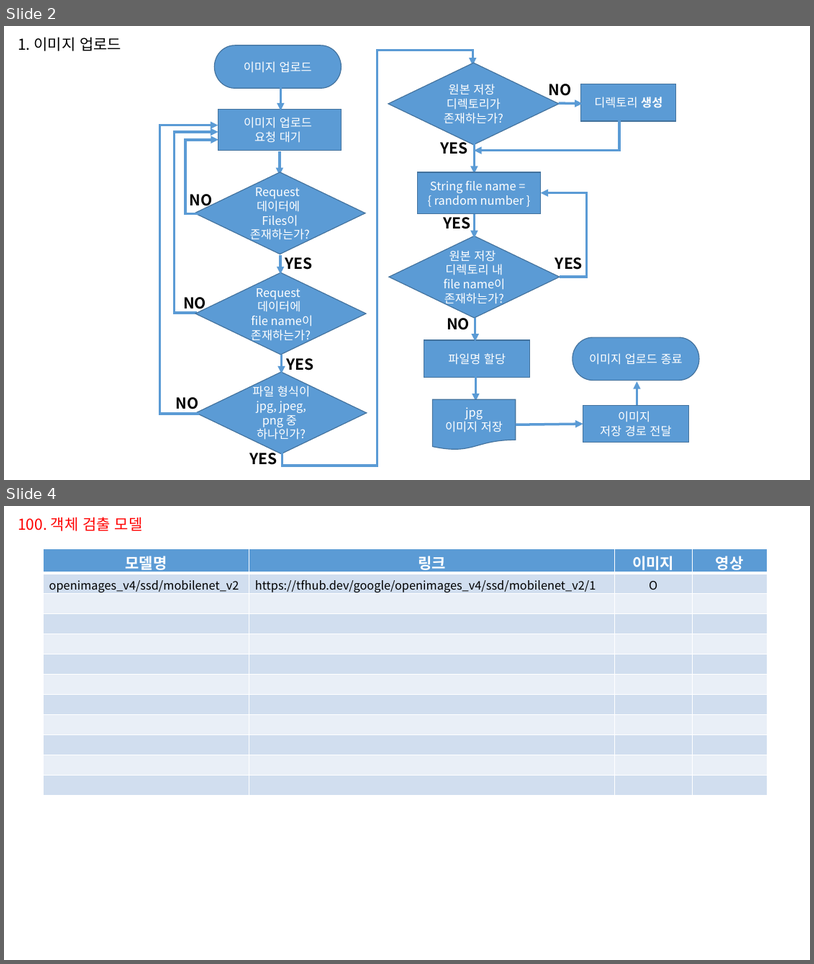
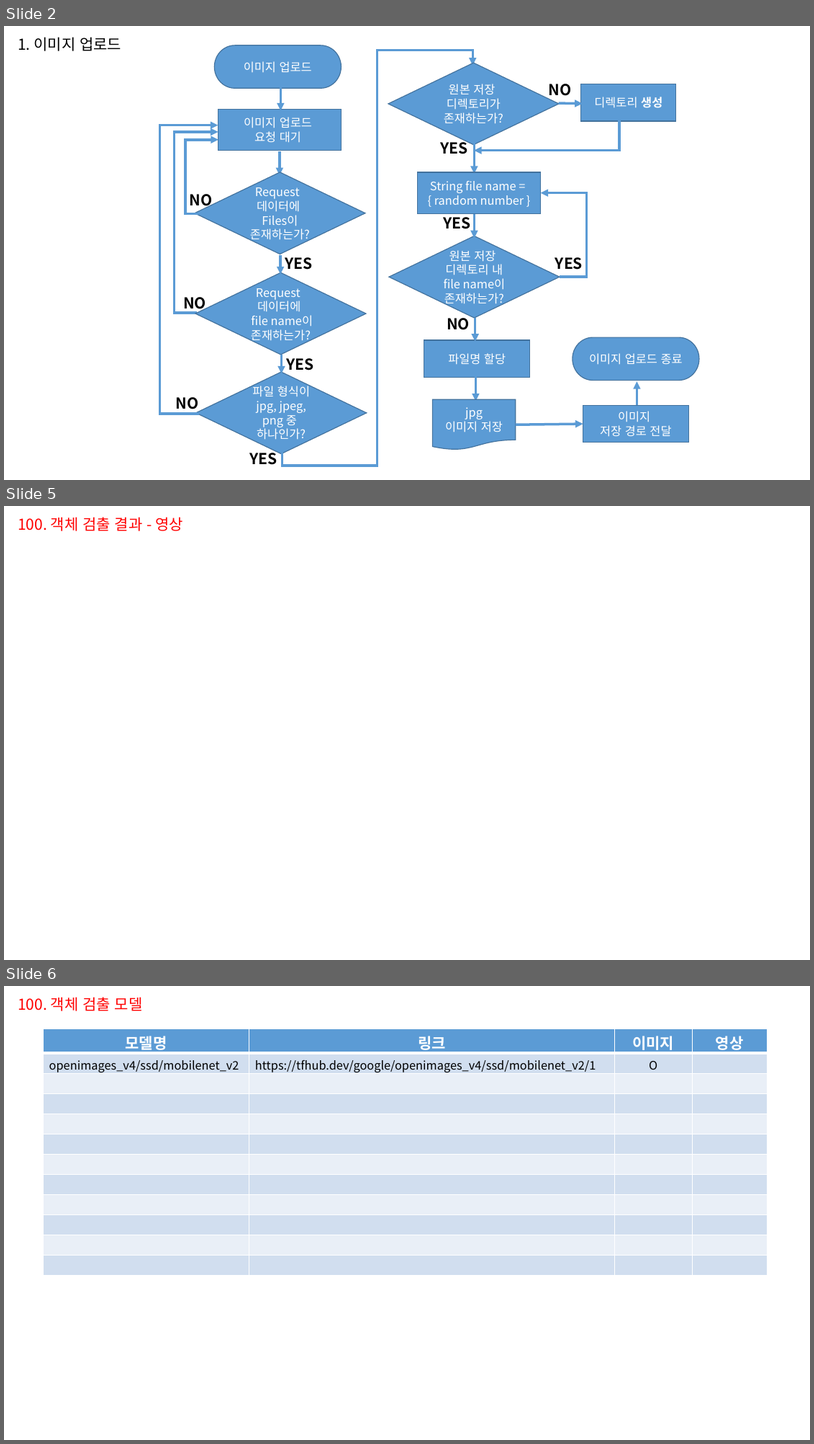
Before and after one commit to sweetleejoohyun/toy_backend, a slide deck: docs/순서도.pptx. Shown one above the other, each under a label of ours: slides 2 and 4 before the commit, slides 2, 5 and 6 after it; the slides between them are not shown. The pictures are 814x964 and 814x1444 pixels, drawn with LibreOffice and Linux fonts; fonts in the diff are those of the drawing. Boxes give left, top, right and bottom in pixels: in the first picture for what was removed or moved away, otherwise in the second. Text is boxed around its words. In the diff, an @@ line names an element or a change of style, - is before the commit and + after.

Commit message:
이미지 객체검출 결과 추가

```diff
--- a/docs/순서도.pptx
+++ b/docs/순서도.pptx
@@ slide 5 added at (4,506,810,960), background #FFFFFF @@
@@ text added at (18,517,183,531), 18 pt, text #FF0000 @@
+100. 객체 검출 결과 - 영상
@@ what was slide 4 is now slide 6 @@
```
Also in this commit, not shown: 2 slides changed, 1 other slide added.
